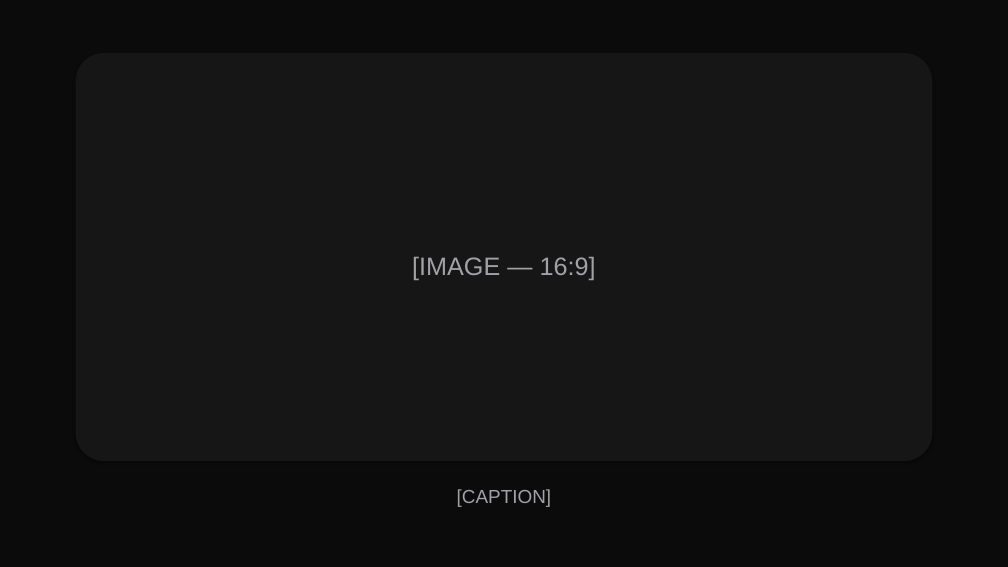
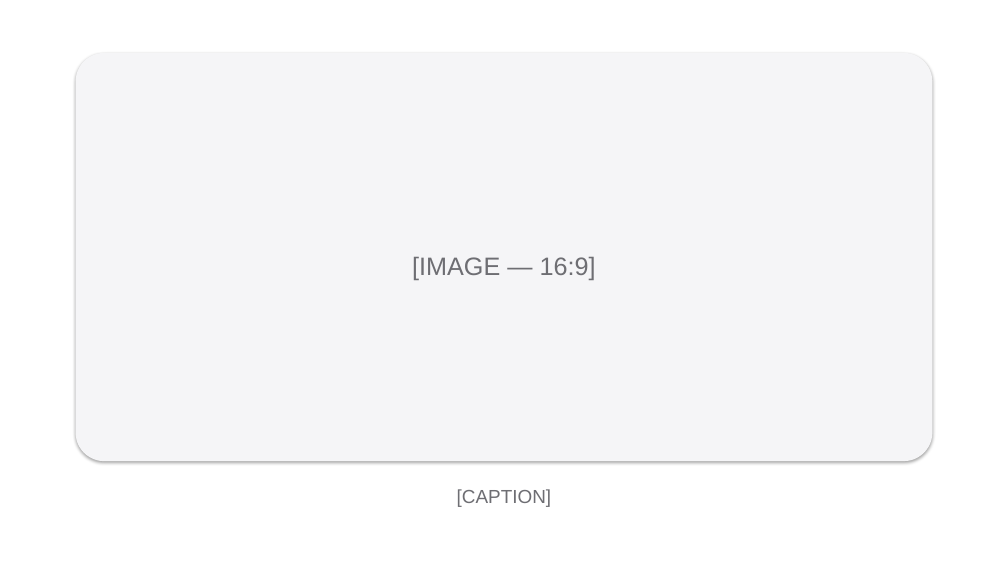
Before and after one commit to shaiky25/klu_big_data, a slide deck: slide 7 of skills/bda-weekly-deliverables/assets/session-template-apple-style.pptx. Drawn at 1008x567 pixels with LibreOffice and Linux fonts; fonts in the diff are those of the drawing. Boxes give left, top, right and bottom in pixels: in the first picture for what was removed or moved away, otherwise in the second. Text is boxed around its words. In the diff, an @@ line names an element or a change of style, - is before the commit and + after.

```diff
--- a/skills/bda-weekly-deliverables/assets/session-template-apple-style.pptx
+++ b/skills/bda-weekly-deliverables/assets/session-template-apple-style.pptx
@@ background #0B0B0C to #FFFFFF @@
@@ rounded rectangle at (x1=76, y1=53, x2=932, y2=461): fill #161617 to #F5F5F7 @@
@@ text "[IMAGE — 16:9]" at (x1=412, y1=257, x2=596, y2=280): text colour #A1A1A6 to #6E6E73 @@
@@ text "[CAPTION]" at (x1=457, y1=489, x2=551, y2=507): text colour #A1A1A6 to #6E6E73 @@
```
Also in this commit, not shown: 11 other slides changed, 6 other files.
